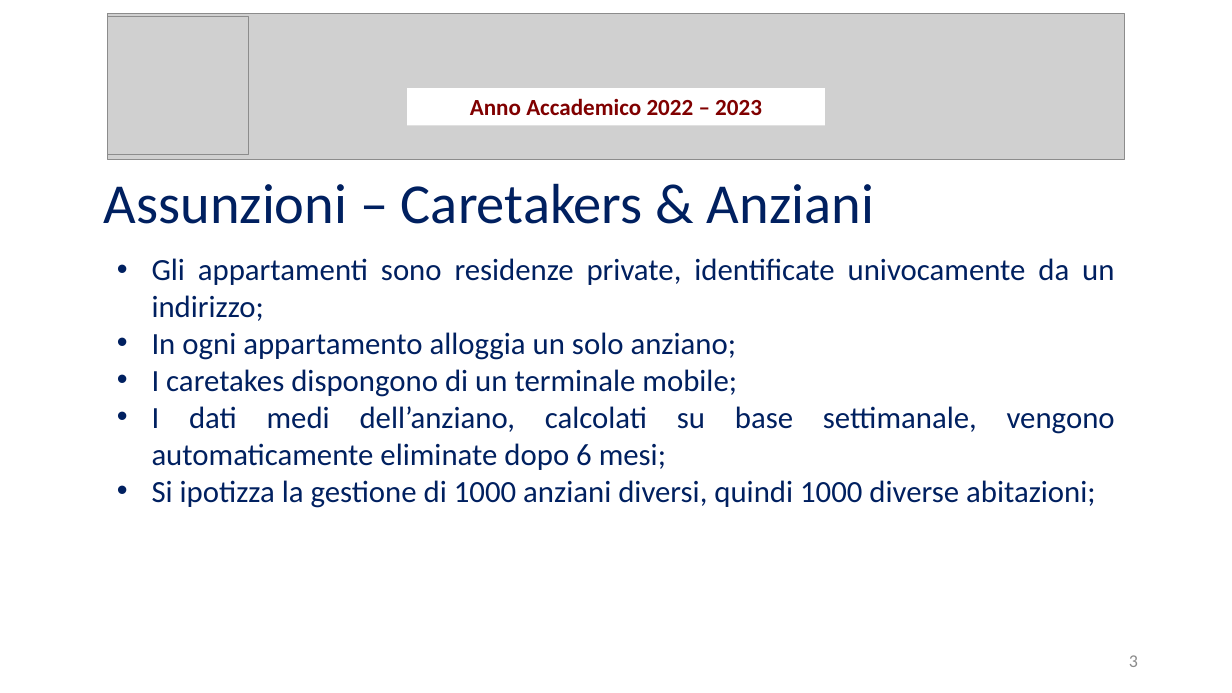
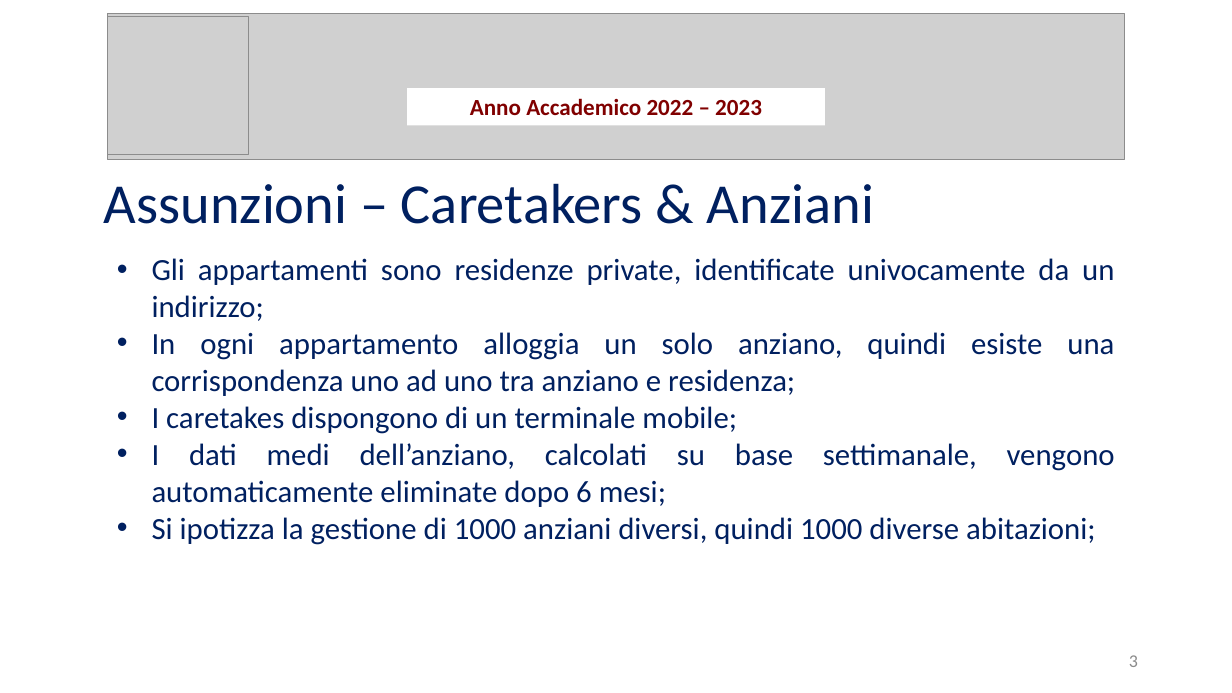
Before and after one commit to Wonderjack996/unimib-software-architecture, a slide deck: slide 3 of Progetto/Presentazione.pptx. Drawn at 1232x693 pixels with LibreOffice and Linux fonts; fonts in the diff are those of the drawing; grey boxes stand for pictures. Boxes give left, top, right and bottom in pixels: in the first picture for what was removed or moved away, otherwise in the second. Text is boxed around its words. In the diff, an @@ line names an element or a change of style, - is before the commit and + after.

```diff
--- a/Progetto/Presentazione.pptx
+++ b/Progetto/Presentazione.pptx
@@ text at [152, 332, 1114, 396]: text changed @@
-• In ogni appartamento alloggia un solo anziano;
+• In ogni appartamento alloggia un solo anziano, quindi esiste una corrispondenza uno ad uno tra anziano e residenza;
```
Also in this commit, not shown: 1 other slide changed, 1 other file.
